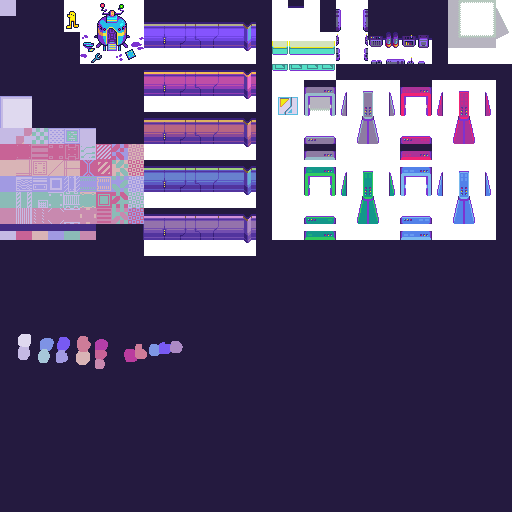
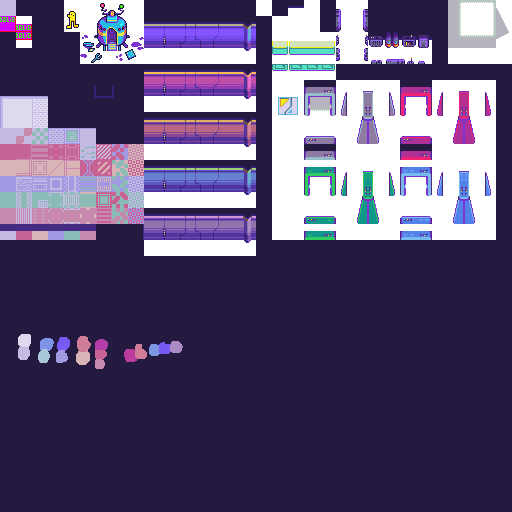
Layer changes from the first 512 × 512 image to the second:
painted on "Layer 4" over [0, 15, 288, 128]
painted on "Layer 0" over [16, 0, 288, 48]
